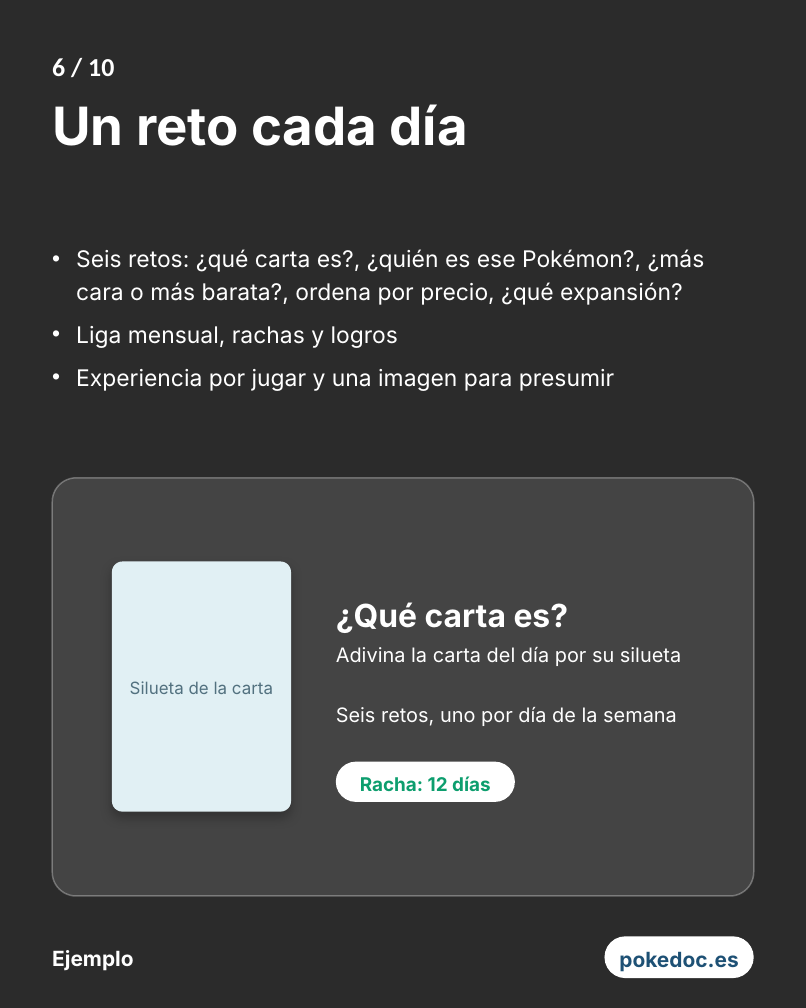
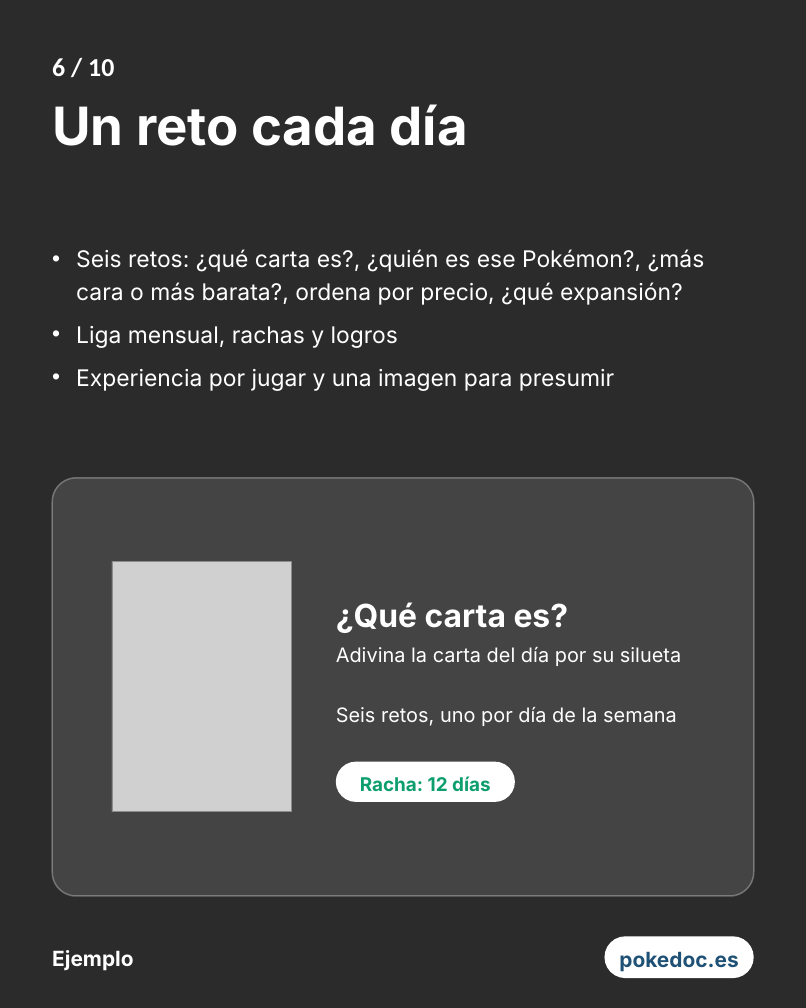
Before and after one commit to zorquy/pingu, a slide deck: slide 6 of assets/redes/pokedoc-carrusel.pptx. Drawn at 806x1008 pixels with LibreOffice and Linux fonts; fonts in the diff are those of the drawing; grey boxes stand for pictures; background and template pictures are left out; a plain dark background stands for a picture behind light text. Boxes give left, top, right and bottom in pixels: in the first picture for what was removed or moved away, otherwise in the second. Text is boxed around its words. In the diff, an @@ line names an element or a change of style, - is before the commit and + after.

```diff
--- a/assets/redes/pokedoc-carrusel.pptx
+++ b/assets/redes/pokedoc-carrusel.pptx
@@ rounded rectangle removed at [112,561,291,811] @@
@@ picture added at [112,561,291,811] @@
@@ text removed at [130,681,273,694] @@
-Silueta de la carta
```
Also in this commit, not shown: 5 other slides changed, 1 other file.
